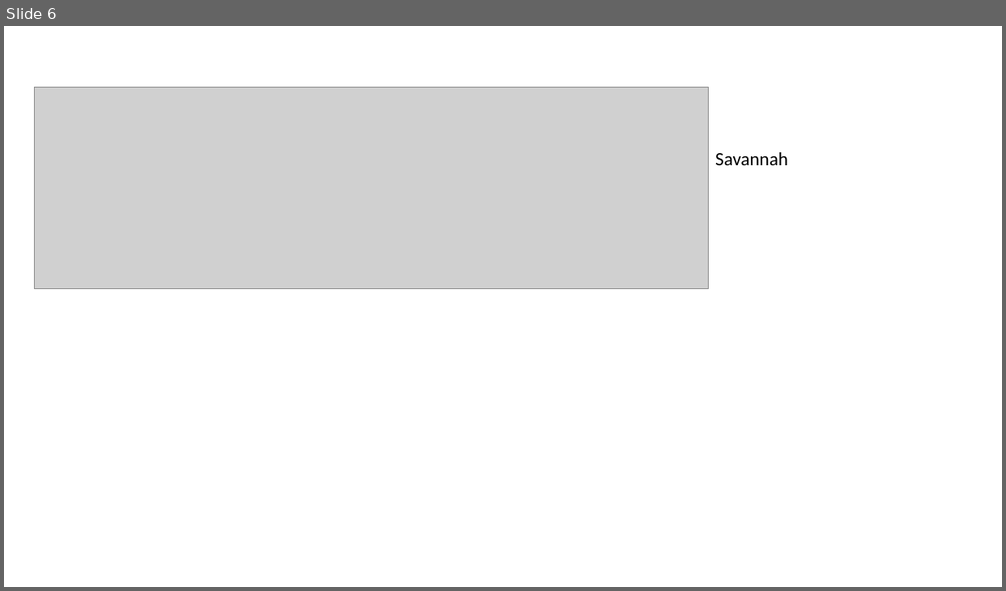
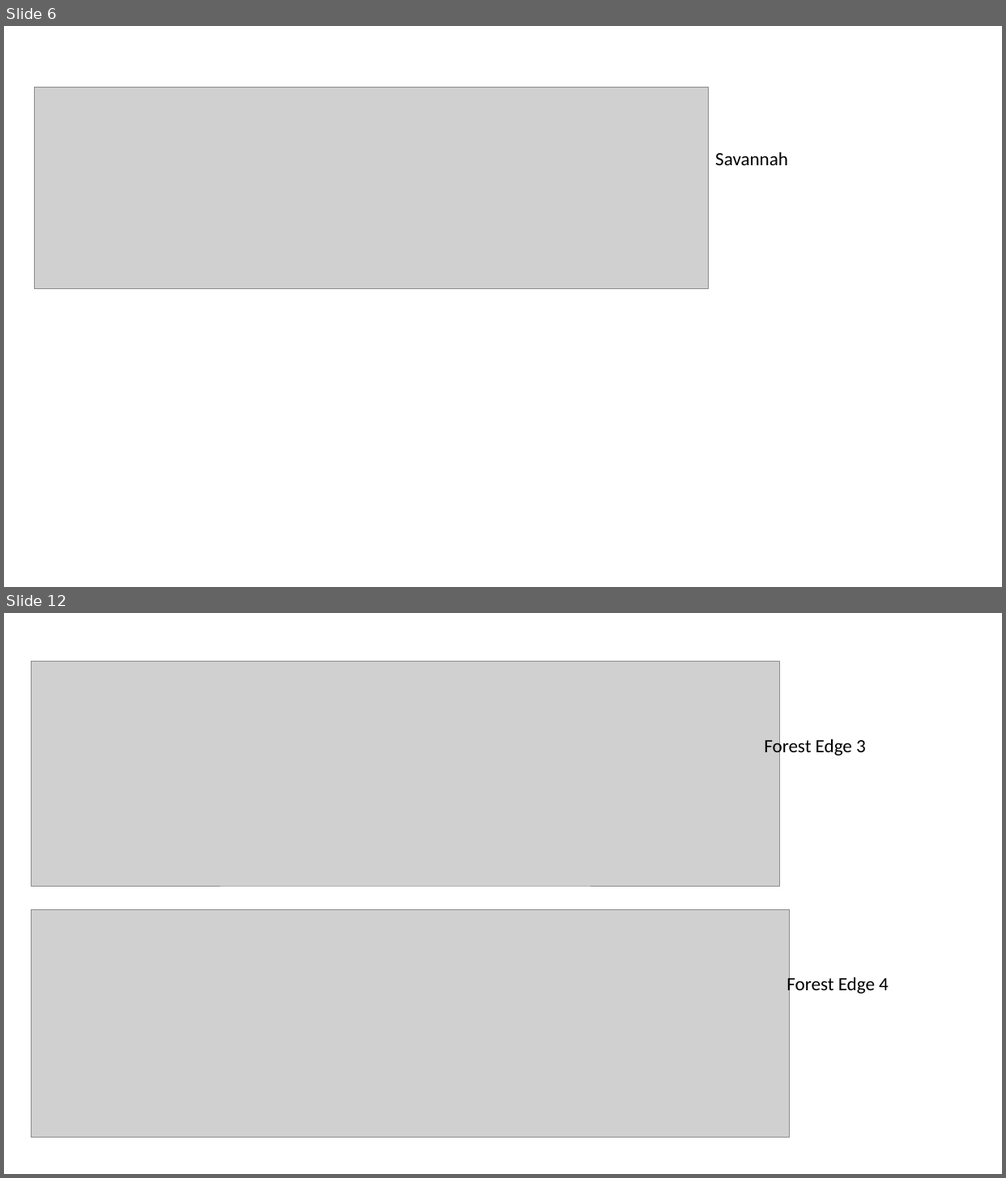
Before and after one commit to rosehanuy/soil-flux-nybg, a slide deck: Chamber_Temp_Plots.pptx. Shown one above the other, each under a label of ours: slide 6 before the commit, slides 6 and 12 after it; the slides between them are not shown. The pictures are 1006x591 and 1006x1178 pixels, drawn with LibreOffice and Linux fonts; fonts in the diff are those of the drawing; grey boxes stand for pictures. Boxes give left, top, right and bottom in pixels: in the first picture for what was removed or moved away, otherwise in the second. Text is boxed around its words. In the diff, an @@ line names an element or a change of style, - is before the commit and + after.

```diff
--- a/Chamber_Temp_Plots.pptx
+++ b/Chamber_Temp_Plots.pptx
@@ slide 12 added at (4,613,1002,1174), background #FFFFFF @@
@@ picture added at (31,662,780,886) @@
@@ text added at (764,737,866,758), 18 pt, text #000000 @@
+Forest Edge 3
@@ picture added at (31,910,790,1138) @@
@@ text added at (786,974,889,995), 18 pt, text #000000 @@
+Forest Edge 4
```
Also in this commit, not shown: 1 slide changed, 10 other slides added, 2 other files.
